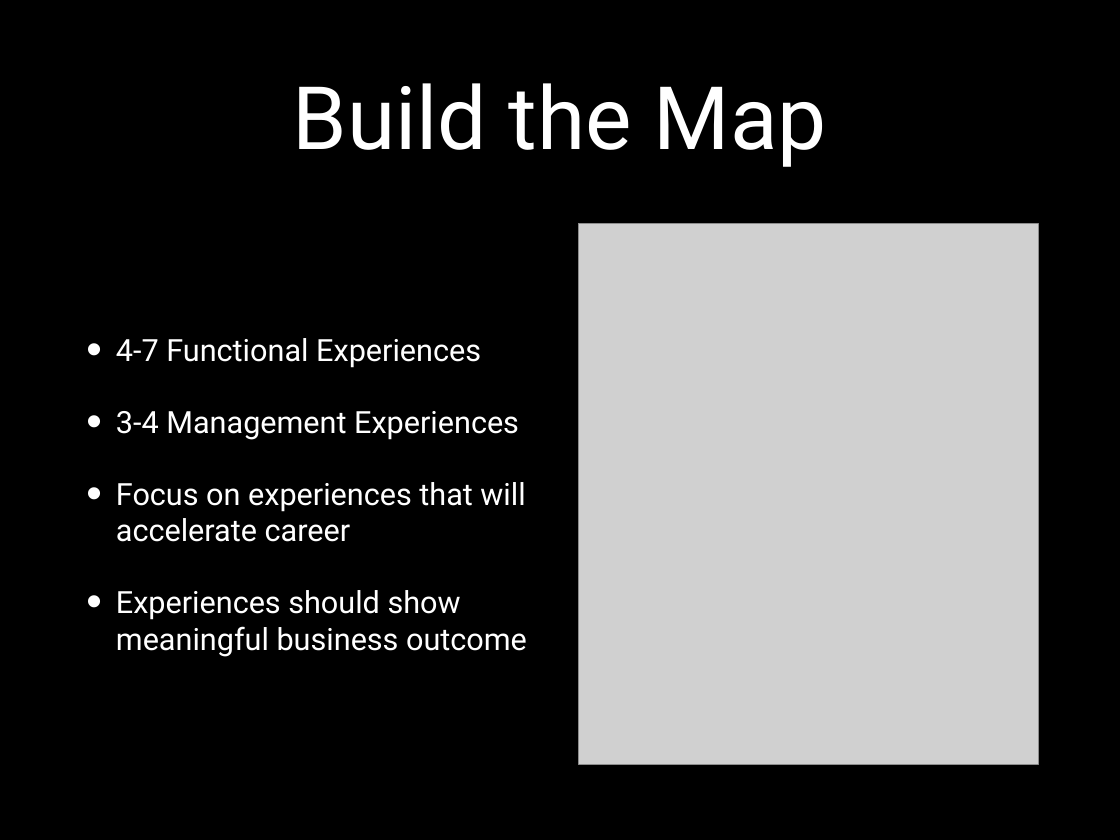
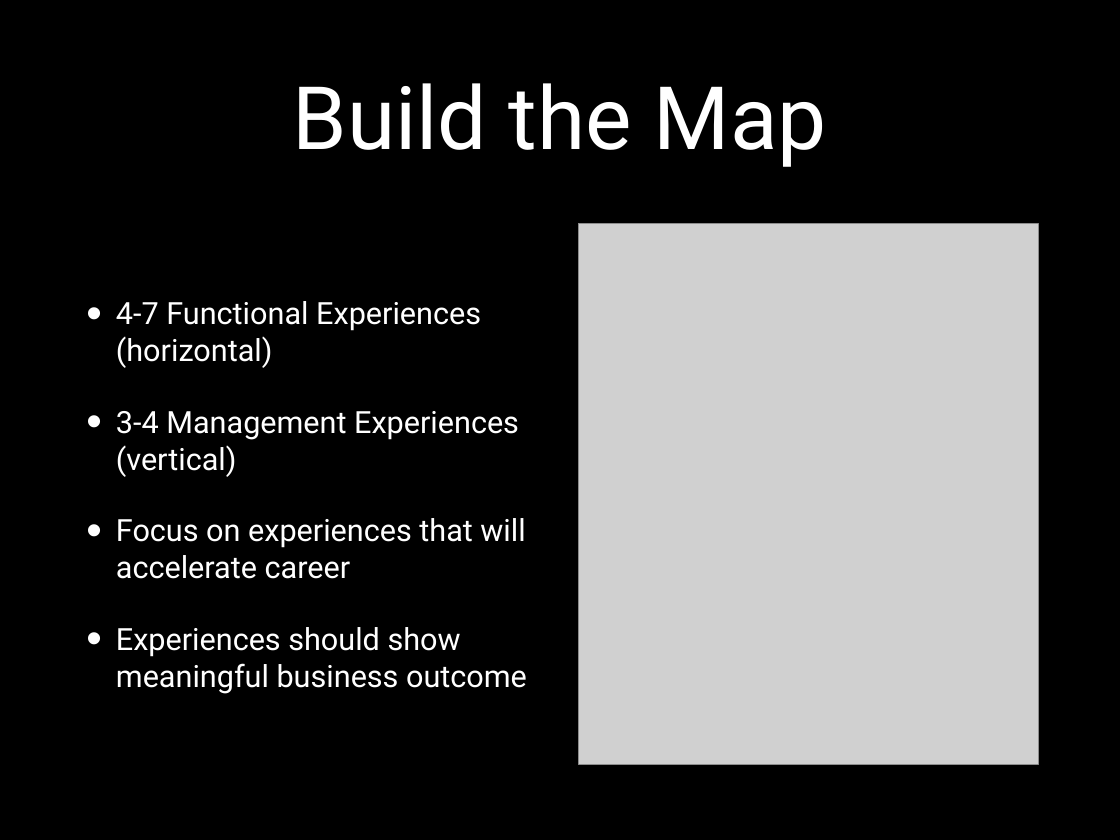
Before and after one commit to digitalbias/digitalbias.github.io, a slide deck: slide 9 of files/next_move.pptx (slide 13 before the commit). Drawn at 1120x840 pixels with LibreOffice and Linux fonts; fonts in the diff are those of the drawing; grey boxes stand for pictures; background and template pictures are left out. Boxes give left, top, right and bottom in pixels: in the first picture for what was removed or moved away, otherwise in the second. Text is boxed around its words. In the diff, an @@ line names an element or a change of style, - is before the commit and + after.

```diff
--- a/files/next_move.pptx
+++ b/files/next_move.pptx
@@ text at [116,301,519,477]: text changed @@
-• 4-7 Functional Experiences
-• 3-4 Management Experiences
+• 4-7 Functional Experiences (horizontal)
+• 3-4 Management Experiences (vertical)
```
Also in this commit, not shown: 3 other slides changed, 3 slides added, 1 slide removed, 1 other file.
